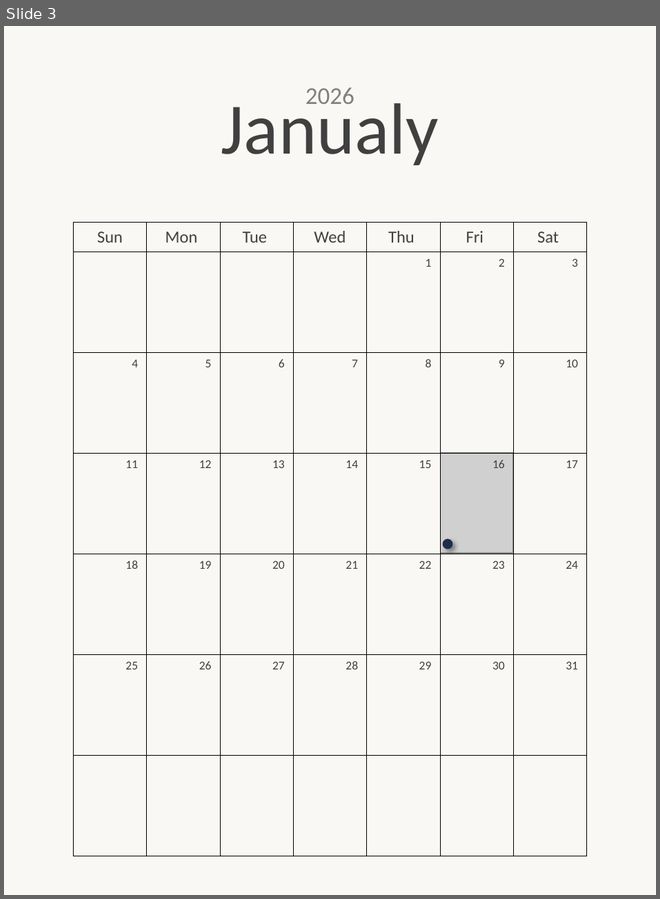
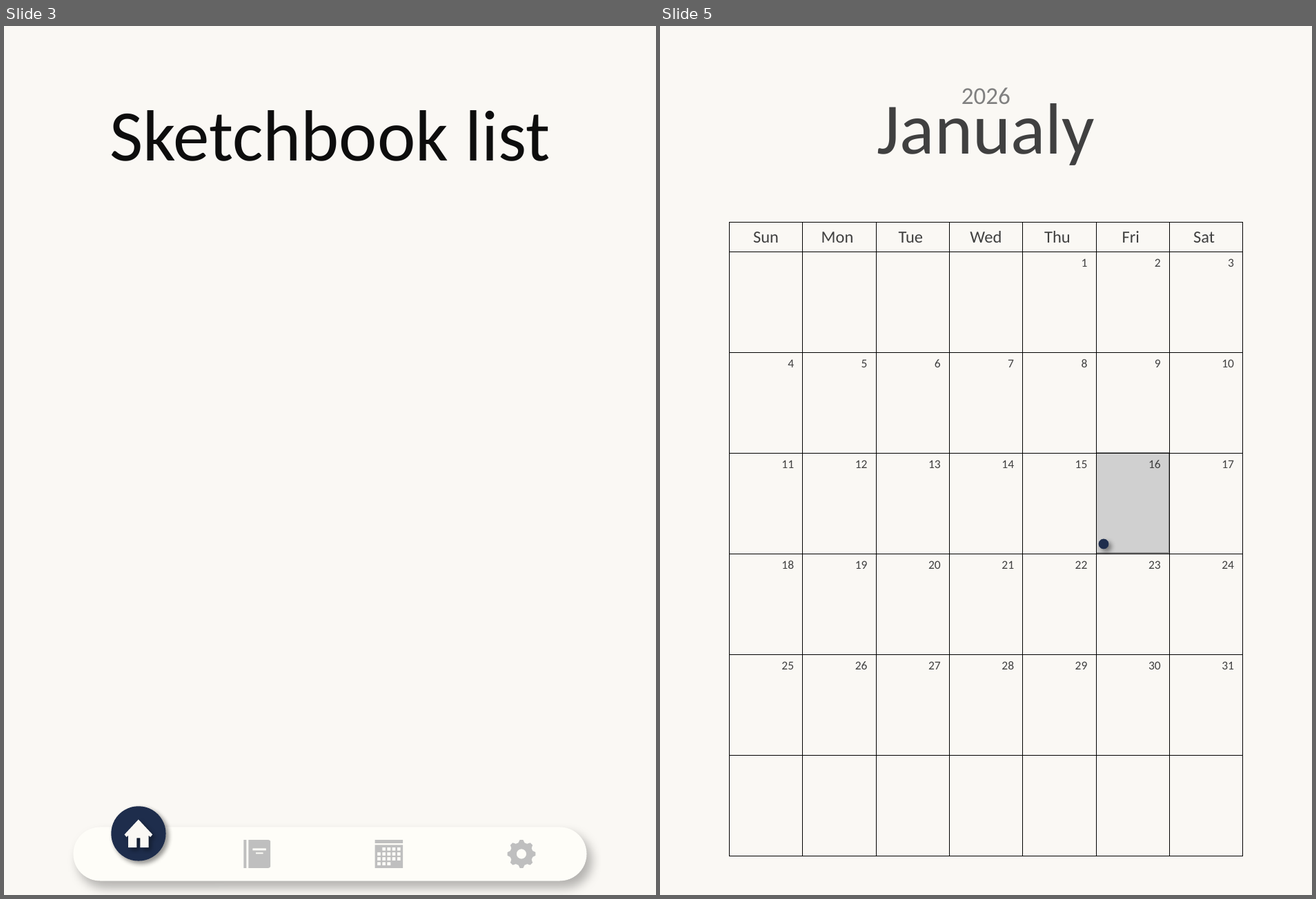
Before and after one commit to newdlakstod/G1_Sketchbook, a slide deck: image/UI design/세로모드.pptx. Shown side by side, each under a label of ours: slide 3 before the commit, slides 3 and 5 after it; the slides between them are not shown. The pictures are 660x899 and 1316x899 pixels, drawn with LibreOffice and Linux fonts; fonts in the diff are those of the drawing; grey boxes stand for pictures. Boxes give left, top, right and bottom in pixels: in the first picture for what was removed or moved away, otherwise in the second. Text is boxed around its words. In the diff, an @@ line names an element or a change of style, - is before the commit and + after.

```diff
--- a/image/UI design/세로모드.pptx
+++ b/image/UI design/세로모드.pptx
@@ slide 3 added at box(4, 26, 656, 895), background #FAF8F4 @@
@@ text added at box(110, 110, 550, 161), 60 pt, text #0D0D0D @@
+Sketchbook list
@@ ellipse added at box(111, 806, 165, 862), fill #1E2D4C @@
@@ rounded rectangle added at box(74, 828, 587, 882), fill #FEFDF8 @@
@@ freeform shape added at box(125, 819, 152, 848), fill #FAF8F4 @@
@@ rectangle added at box(244, 841, 247, 868), fill #BFBFBF @@
@@ freeform shape added at box(248, 841, 270, 868), fill #BFBFBF @@
@@ freeform shape added at box(375, 845, 403, 868), fill #BFBFBF @@
@@ rectangle added at box(375, 841, 403, 844), fill #BFBFBF @@
@@ freeform shape added at box(508, 841, 535, 868), fill #BFBFBF @@
@@ what was slide 3 is now slide 5 @@
```
Also in this commit, not shown: 2 slides changed, 2 other slides added, 22 other files.
